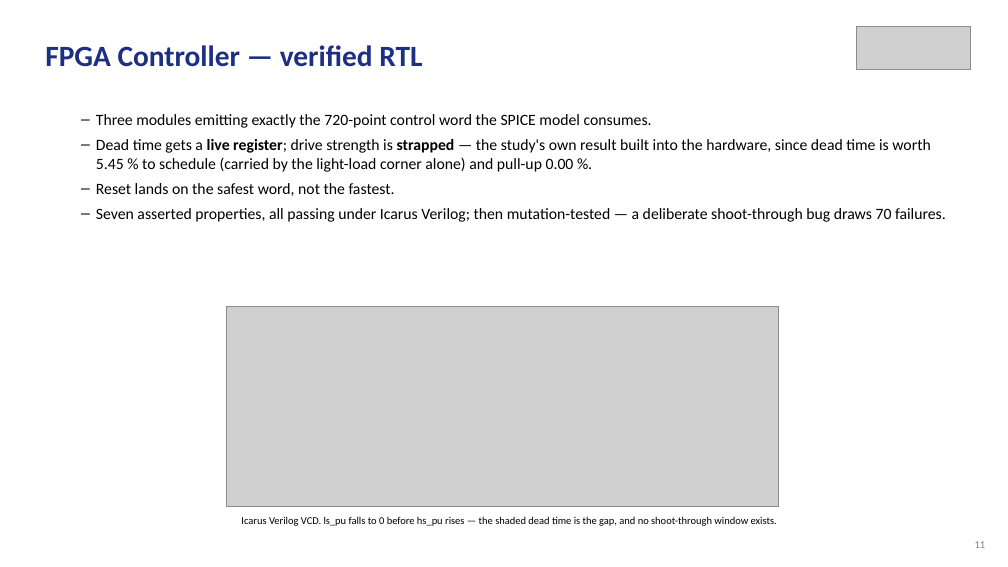
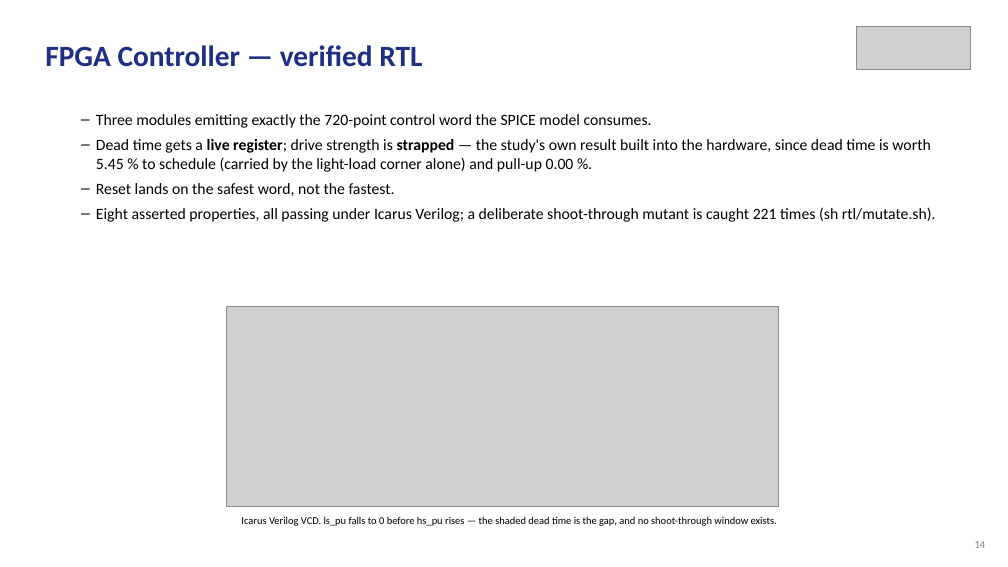
Before and after one commit to Amritha902/gan-driver, a slide deck: slide 14 of review/Review1_GaN_Segmented_Gate_Driver.pptx (slide 11 before the commit). Drawn at 1008x567 pixels with LibreOffice and Linux fonts; fonts in the diff are those of the drawing; grey boxes stand for pictures. Boxes give left, top, right and bottom in pixels: in the first picture for what was removed or moved away, otherwise in the second. Text is boxed around its words. In the diff, an @@ line names an element or a change of style, - is before the commit and + after.

```diff
--- a/review/Review1_GaN_Segmented_Gate_Driver.pptx
+++ b/review/Review1_GaN_Segmented_Gate_Driver.pptx
@@ text at (96, 207, 936, 222): text changed @@
-– Seven asserted properties, all passing under Icarus Verilog; then mutation-tested — a deliberate shoot-through bug draws 70 failures.
+– Eight asserted properties, all passing under Icarus Verilog; a deliberate shoot-through mutant is caught 221 times (sh rtl/mutate.sh).
@@ text at (975, 541, 986, 548): text changed @@
-11
+14
```
Also in this commit, not shown: 14 other slides changed, 3 slides added, 16 other files.
